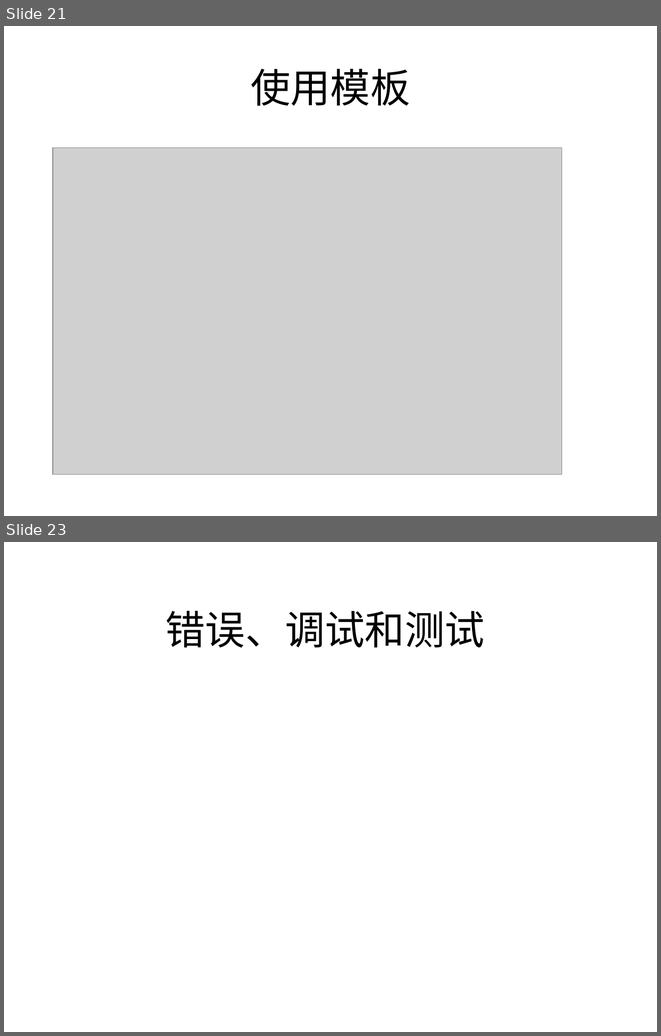
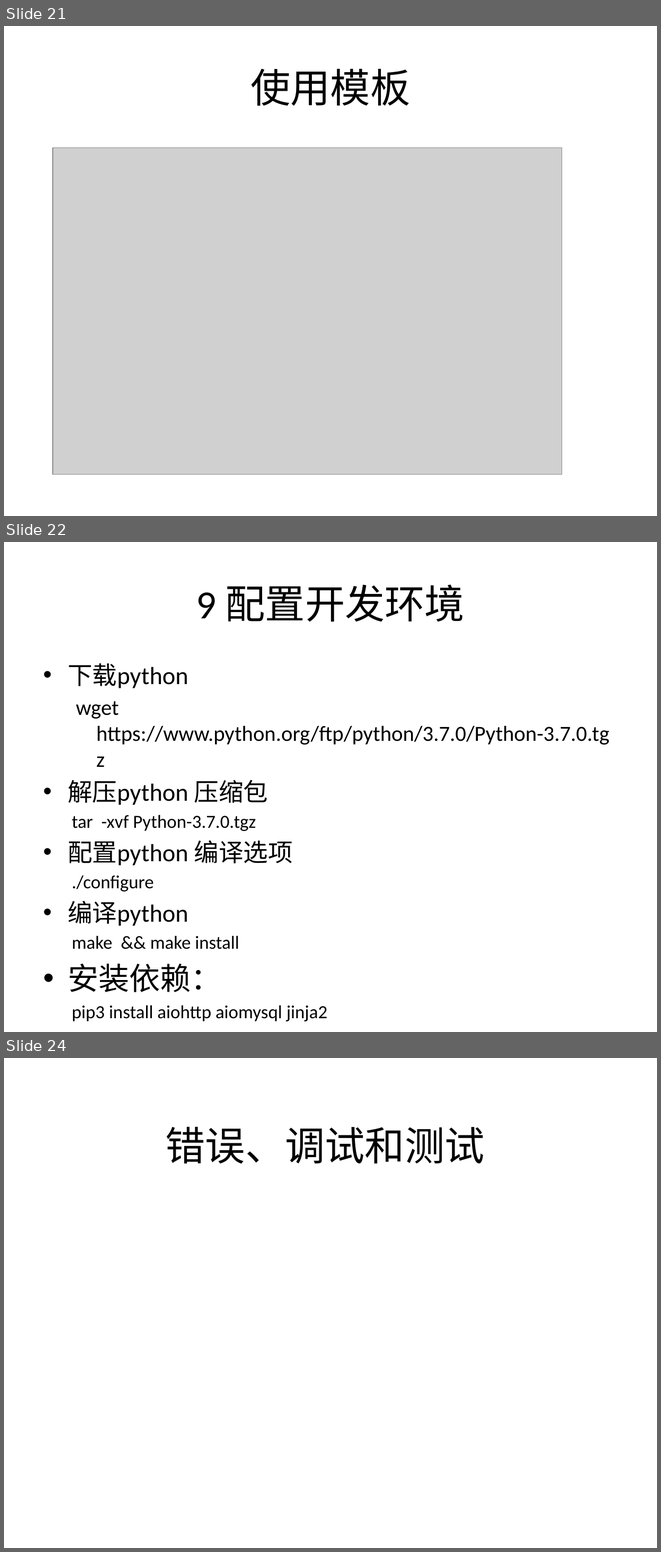
Before and after one commit to zhinan18/Python3, a slide deck: readme/python3_Advanced.pptx. Shown one above the other, each under a label of ours: slides 21 and 23 before the commit, slides 21, 22 and 24 after it; the slides between them are not shown. The pictures are 661x1036 and 661x1552 pixels, drawn with LibreOffice and Linux fonts; fonts in the diff are those of the drawing; grey boxes stand for pictures. Boxes give left, top, right and bottom in pixels: in the first picture for what was removed or moved away, otherwise in the second. Text is boxed around its words. In the diff, an @@ line names an element or a change of style, - is before the commit and + after.

```diff
--- a/readme/python3_Advanced.pptx
+++ b/readme/python3_Advanced.pptx
@@ slide 22 added at [4,542,657,1032], background #FFFFFF @@
@@ title added at [196,584,465,622], 44 pt, text #000000 @@
+9 配置开发环境
@@ text added at [68,663,609,1021], 20.4 pt, text #000000 @@
+• 下载python
+  wget https://www.python.org/ftp/python/3.7.0/Python-3.7.0.tgz
+  • 解压python 压缩包
+    tar -xvf Python-3.7.0.tgz
+  • 配置python 编译选项
+    ./configure
+  • 编译python
+    make && make install
+  • 安装依赖：
+    pip3 install aiohttp aiomysql jinja2
@@ what was slide 23 is now slide 24 @@
```
Also in this commit, not shown: 1 other slide added, 1 slide removed, 5 other files.
